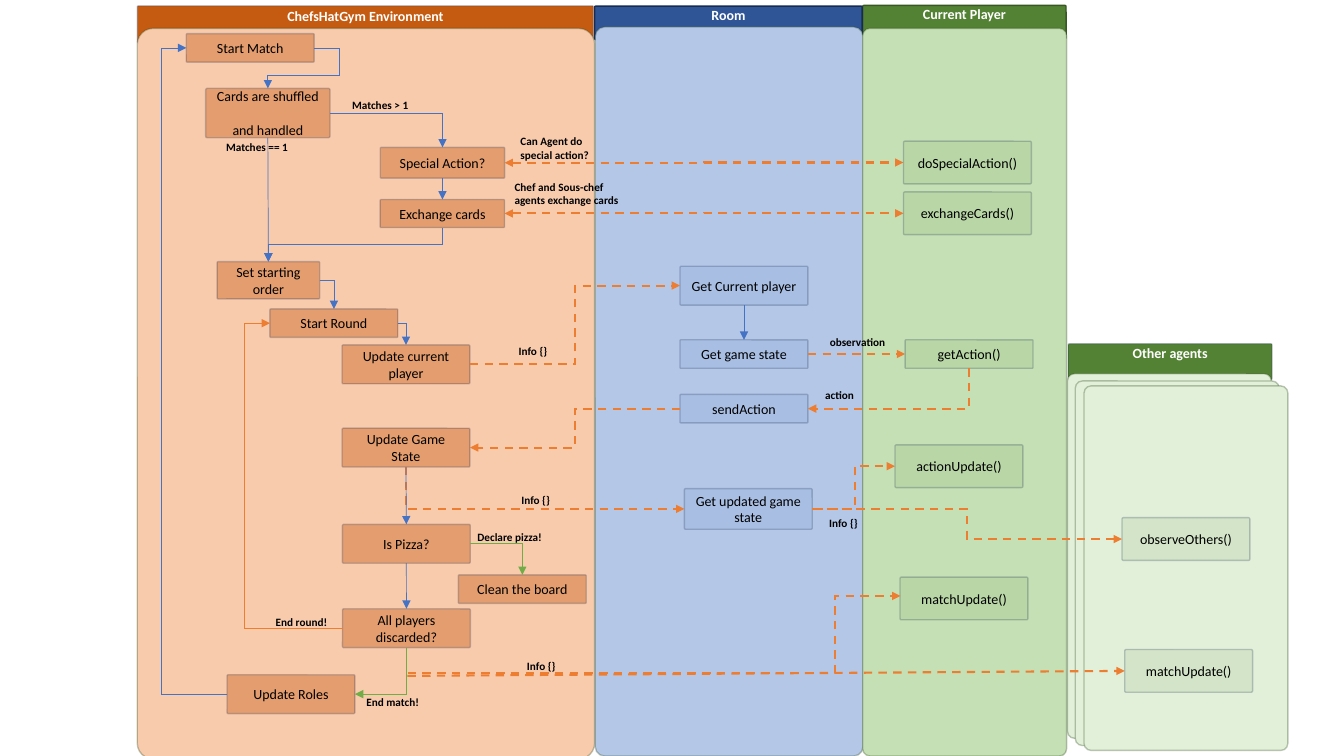
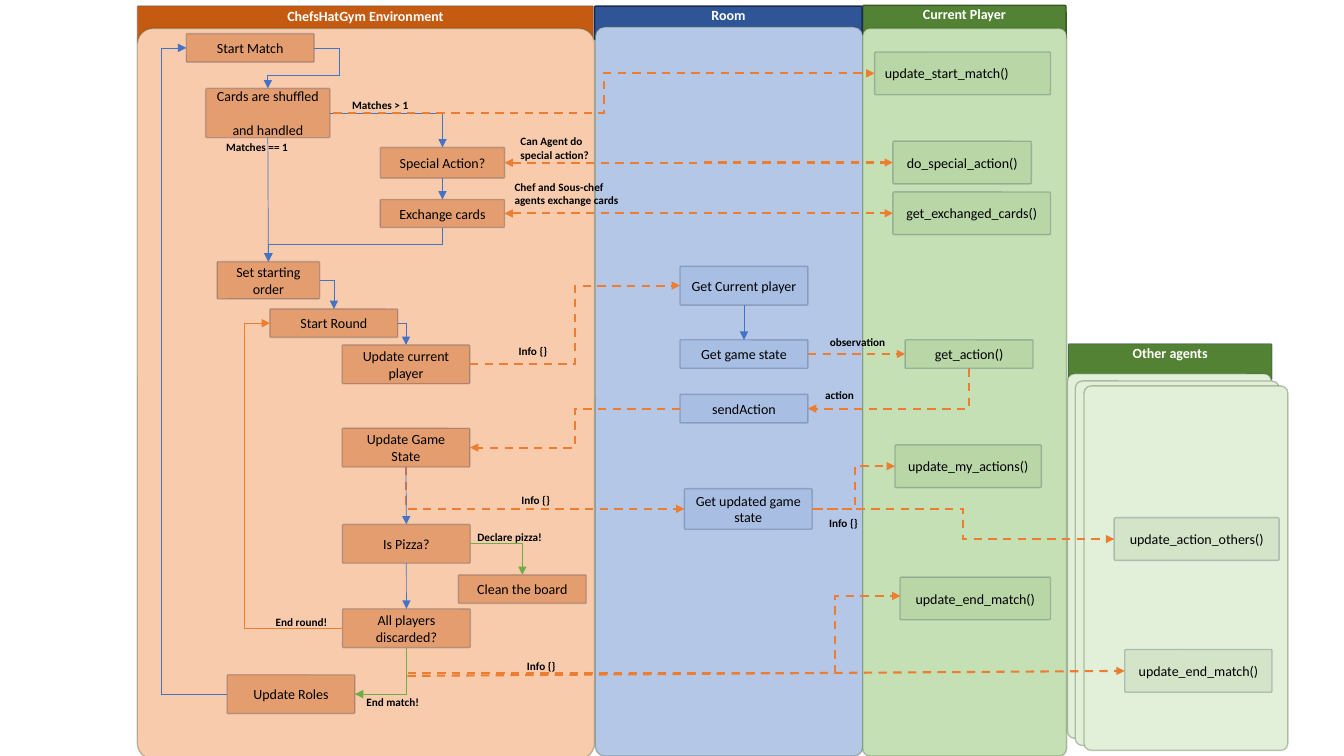
Before and after one commit to pablovin/ChefsHatGYM, a slide deck: slide 1 of gitImages/GameCommunicationDiagram.pptx. Drawn at 1344x756 pixels with LibreOffice and Linux fonts; fonts in the diff are those of the drawing. Boxes give left, top, right and bottom in pixels: in the first picture for what was removed or moved away, otherwise in the second. Text is boxed around its words. In the diff, an @@ line names an element or a change of style, - is before the commit and + after.

```diff
--- a/gitImages/GameCommunicationDiagram.pptx
+++ b/gitImages/GameCommunicationDiagram.pptx
@@ rounded rectangle added at [875, 52, 1051, 95], fill #548235 at 10% opacity, outline #172C51 1 pt, 10 pt, text #000000 @@
+update_start_match()
@@ elbow arrow added from (334, 113) to (875, 74), #ED7D31 1.5 pt dashed @@
@@ rounded rectangle "do_special_action()": place and size @@
-rounded rectangle "do_special_action()" at [903, 141, 1031, 184]
+rounded rectangle "do_special_action()" at [893, 141, 1031, 184]
@@ elbow double arrow moved from (505, 163) - (903, 162) to (505, 163) - (893, 162) @@
@@ text in rounded rectangle at [907, 158, 1018, 171]: text changed @@
-doSpecialAction()
+do_special_action()
@@ rounded rectangle "get_exchanged_cards()": place and size @@
-rounded rectangle "get_exchanged_cards()" at [903, 192, 1031, 234]
+rounded rectangle "get_exchanged_cards()" at [893, 192, 1051, 234]
@@ text in rounded rectangle at [906, 208, 1037, 221]: text changed @@
-exchangeCards()
+get_exchanged_cards()
@@ elbow double arrow moved from (505, 214) - (903, 214) to (505, 214) - (893, 214) @@
@@ text in rounded rectangle at [935, 349, 1003, 362]: text changed @@
-getAction()
+get_action()
@@ rounded rectangle "update_my_actions()": place and size @@
-rounded rectangle "update_my_actions()" at [895, 445, 1023, 487]
+rounded rectangle "update_my_actions()" at [895, 445, 1042, 487]
@@ text in rounded rectangle at [908, 461, 1028, 474]: text changed @@
-actionUpdate()
+update_my_actions()
@@ elbow arrow moved from (813, 509) - (1122, 539) to (813, 509) - (1114, 539) @@
@@ rounded rectangle "update_action_others()": place and size @@
-rounded rectangle "update_action_others()" at [1122, 518, 1250, 561]
+rounded rectangle "update_action_others()" at [1114, 518, 1279, 561]
@@ text in rounded rectangle at [1130, 534, 1264, 547]: text changed @@
-observeOthers()
+update_action_others()
@@ rounded rectangle "update_end_match()": place and size @@
-rounded rectangle "update_end_match()" at [900, 578, 1028, 620]
+rounded rectangle "update_end_match()" at [900, 578, 1051, 620]
@@ text in rounded rectangle at [916, 594, 1035, 607]: text changed @@
-matchUpdate()
+update_end_match()
@@ rounded rectangle "update_end_match()": place and size @@
-rounded rectangle "update_end_match()" at [1125, 649, 1253, 692]
+rounded rectangle "update_end_match()" at [1125, 649, 1272, 692]
@@ text in rounded rectangle at [1139, 666, 1258, 679]: text changed @@
-matchUpdate()
+update_end_match()
```
Also in this commit, not shown: 2 other slides changed, 14 other files.
